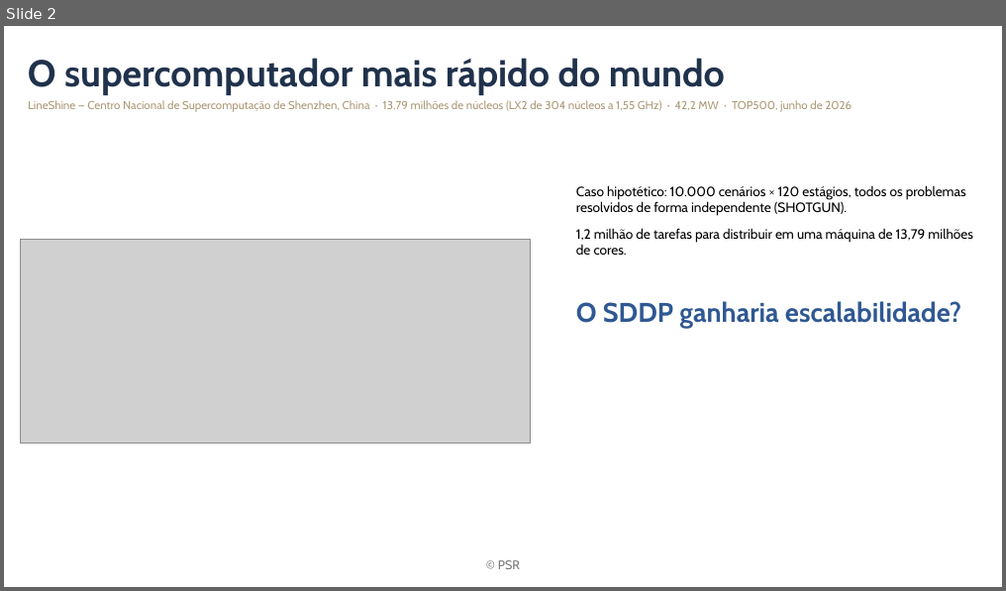
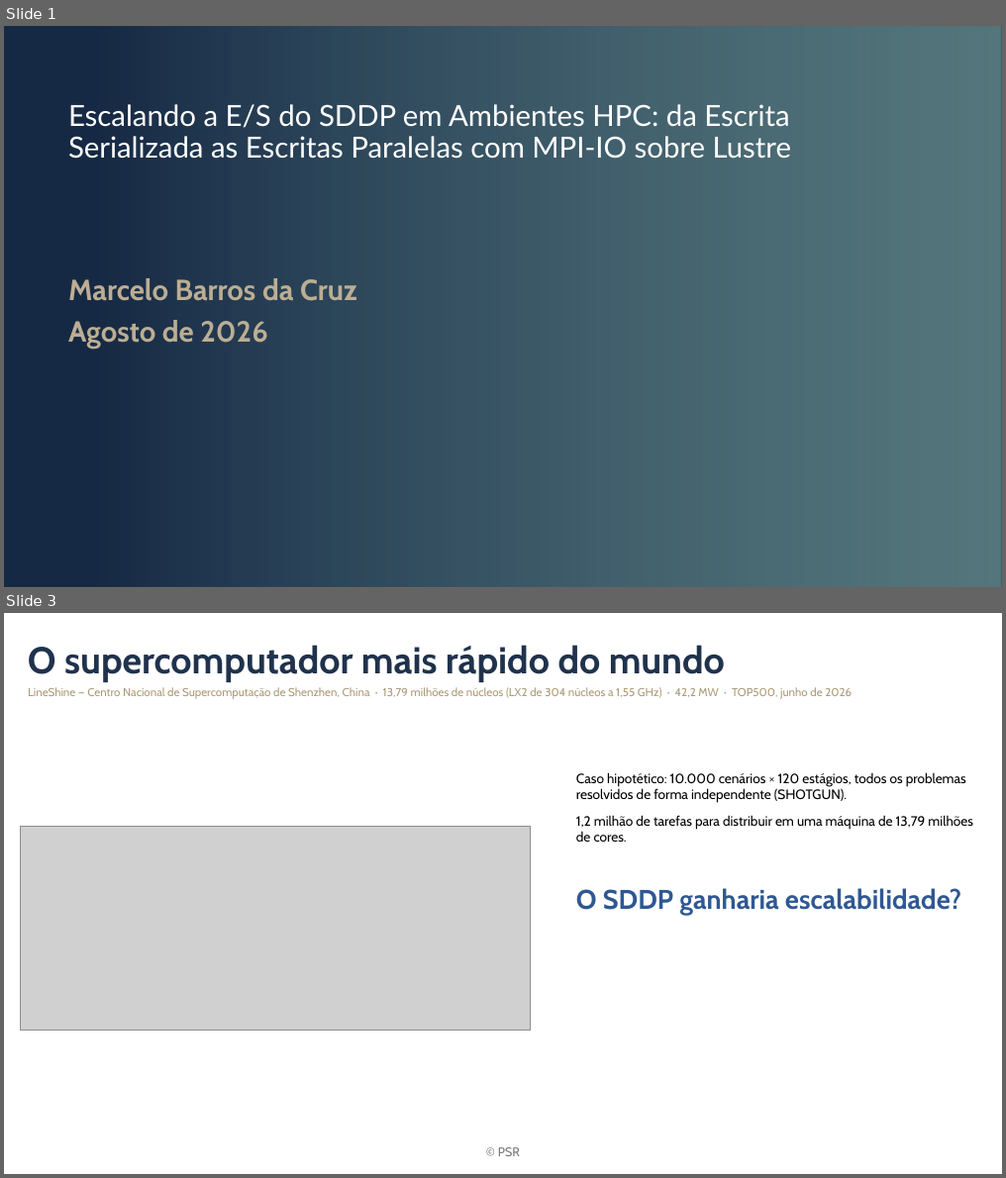
Before and after one commit to mbrcruz/SDDP-MPIO-Latex, a slide deck: Apresentacao/Apresentacao_esqueleto.pptx. Shown one above the other, each under a label of ours: slide 2 before the commit, slides 1 and 3 after it; the slides between them are not shown. The pictures are 1006x591 and 1006x1178 pixels, drawn with LibreOffice and Linux fonts; fonts in the diff are those of the drawing; grey boxes stand for pictures; background and template pictures are left out; a plain dark background stands for a picture behind light text. Boxes give left, top, right and bottom in pixels: in the first picture for what was removed or moved away, otherwise in the second. Text is boxed around its words. In the diff, an @@ line names an element or a change of style, - is before the commit and + after.

Commit message:
Presentation v2

```diff
--- a/Apresentacao/Apresentacao_esqueleto.pptx
+++ b/Apresentacao/Apresentacao_esqueleto.pptx
@@ slide 1 added at (4,26,1002,587), background picture (left out) @@
@@ rectangle added at (4,26,1002,587), fill gradient #6B9EA6 to #162944 @@
@@ title added at (68,104,791,159), 28 pt, text #FFFFFF @@
+Escalando a E/S do SDDP em Ambientes HPC: da Escrita
+Serializada as Escritas Paralelas com MPI-IO sobre Lustre
@@ text added at (68,278,357,349), 28 pt, text #BCAE93, bold @@
+Marcelo Barros da Cruz
+Agosto de 2026
@@ what was slide 2 is now slide 3 @@
```
Also in this commit, not shown: 2 slides changed, 3 other files.
